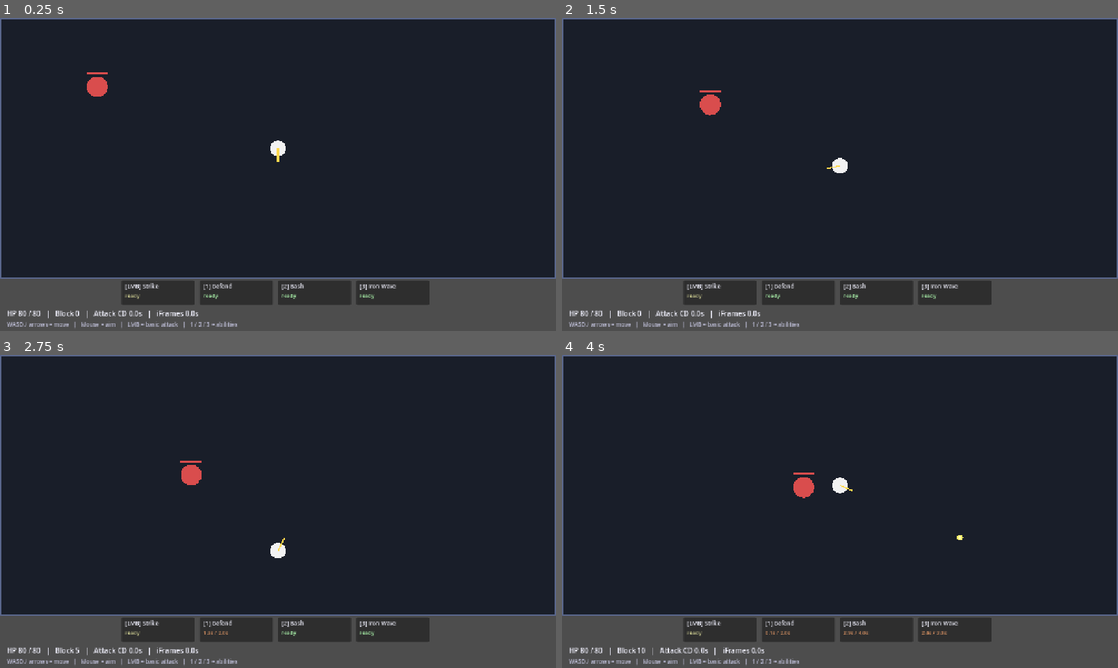
Above: before the commit, frames 1-4 (two rows, left to right).
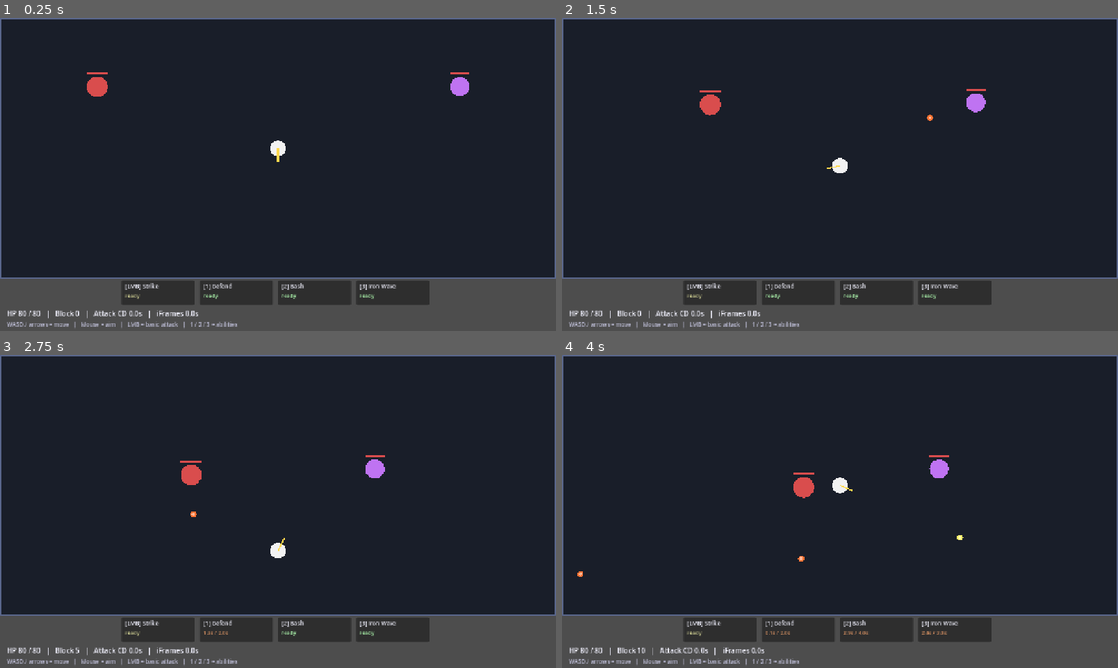
Above: after the commit, the same moments.

Repository: batsling/Roguelike-like
Game: Godot game, scene res://scenes/action/ActionCombat.tscn
Same seed, same stepped clock (60 frames per second), same inputs: the game is played once before the commit and once after it. This scene is started directly instead of the project's main scene.
Inputs (mouse positions are in pixels of both pictures, inside the frame that each line leads up to):
- Up to frame 1 (0.25 s): no input
- Up to frame 2 (1.5 s): tap Enter at 0.5 s; move the mouse to (962, 158) at 0.52 s; hold N (move_downright) 0.53-1.28 s; hold , (pickup) 0.53-1.28 s; click (962, 158) at 0.67 s; move the mouse to (728, 190) at 1.27 s; hold Down (move_down) from 1.28 s (still down); tap . (wait) at 1.35 s
- Up to frame 3 (2.75 s): move the mouse to (333, 442) at 2.02 s; release Down (move_down) at 2.03 s; hold N (move_downright) from 2.03 s (still down); hold 1 from 2.03 s (still down)
- Up to frame 4 (4 s): move the mouse to (812, 574) at 2.77 s; release N (move_downright) at 2.78 s; release 1 at 2.78 s; hold Up (move_up) 2.78-3.53 s; tap 2 at 2.85 s; click (812, 574) at 2.92 s; move the mouse to (1006, 558) at 3.52 s; hold B (move_downleft) from 3.53 s (still down); hold 3 from 3.53 s (still down)

The runs differ from the first frame. In frame 1, 0.2% of the frame differs, in the area x 81-85%, y 17-25%; in frame 2, 0.2%; in frame 3, 0.2%; in frame 4, 0.2%, in the area x 2-70%, y 32-71%.

Commit message:
Action: shooter enemy + enemy projectiles
Adds the SHOOTER behavior path so action floors have ranged enemies,
not just contact-damage walkers.

ActionEnemyData additions:
- preferred_distance: how far a shooter tries to stay from the player
  (0 falls back to 0.7 * attack_range)
- projectile_speed: px/s for fired projectiles (0 -> default 340)

Shooter .tres (data/action_enemies/shooter.tres):
- 10-14 HP, contact_damage 6, 1.8 s cooldown
- attack_range 360 (max firing distance), preferred_distance 260
- 90 px/s move speed (slightly slower than walker)
- Purple-tinted color so it reads distinct from the red walker

ActionCombat:
- _process_enemies now branches on inst.data.behavior:
    WALKER     -> _process_walker (existing chase + melee)
    SHOOTER    -> _process_shooter: maintain preferred_distance with
                  a 30 px deadband, fire projectile when in range
    STATIONARY -> _process_stationary: never moves, just fires when in
                  range (handler is in place for future enemy types)
- Everyone gets clamped to arena bounds each frame (walker too —
  previously could path past the wall while overshooting)
- _enemy_fire_projectile spawns an enemy-owned projectile aimed at
  the player at fire time (no homing); travels at data.projectile_
  speed, carries data.contact_damage + source_name for the hit log.
- _process_projectiles now handles owner="enemy": checks distance to
  player; on overlap calls _on_enemy_projectile_hit ->
  _apply_damage_to_player (shared helper extracted from the old
  _enemy_hit_player so contact + projectile both respect i-frames +
  block).
- Standalone bootstrap now spawns walker + shooter together so both
  behaviors are visible from a single editor Run Scene.

Visual: enemy projectiles render as orange-red circles with a
brighter core (matching the player projectile style but in the enemy
palette) so the player can tell whose bullet is whose at a glance.

https://claude.ai/code/session_01BhBmjNXXcGCygponw3XEvB

Diff:
--- /dev/null
+++ b/godot/data/action_enemies/shooter.tres
@@ -0,0 +1,23 @@
+[gd_resource type="Resource" script_class="ActionEnemyData" load_steps=2 format=3 uid="uid://action_enemy_shooter"]
+
+[ext_resource type="Script" path="res://scripts/resources/ActionEnemyData.gd" id="1"]
+
+[resource]
+script = ExtResource("1")
+id = &"shooter"
+display_name = "Shooter"
+difficulty = 0
+weight = 10
+hp_min = 10
+hp_max = 14
+contact_damage = 6
+attack_cooldown = 1.8
+attack_range = 360.0
+preferred_distance = 260.0
+projectile_speed = 340.0
+move_speed = 90.0
+size = 22.0
+behavior = 1
+color = Color(0.75, 0.45, 0.95, 1)
+source_game = ""
+tags = PackedStringArray()
--- a/godot/scripts/action/ActionCombat.gd
+++ b/godot/scripts/action/ActionCombat.gd
@@ -58,6 +58,12 @@
 const PLAYER_PROJECTILE_RADIUS := 7.0
 const PLAYER_PROJECTILE_LIFETIME := 2.0
 const PLAYER_PROJECTILE_COLOR := Color(1.0, 0.95, 0.4)
+
+# Enemy projectile defaults (used when ActionEnemyData fields are 0).
+const ENEMY_PROJECTILE_DEFAULT_SPEED := 340.0
+const ENEMY_PROJECTILE_RADIUS := 7.0
+const ENEMY_PROJECTILE_LIFETIME := 3.0
+const ENEMY_PROJECTILE_COLOR := Color(1.0, 0.45, 0.2)
 
 # Live projectiles (player- and enemy-owned). Each entry is a
 # Dictionary: {pos, velocity, owner, radius, color, lifetime, ...}
@@ -86,7 +92,9 @@
 		if iw != null:
 			GameState.deck.append(CardInstance.from_data(iw))
 	if enemies_to_spawn.is_empty():
-		enemies_to_spawn = [&"walker"]
+		# Default test fight has one of each behavior so movement +
+		# projectiles can be observed without setup.
+		enemies_to_spawn = [&"walker", &"shooter"]
 
 	_init_player()
 	_spawn_enemies()
@@ -286,17 +294,74 @@
 	for inst in enemies:
 		if not inst.actor.is_alive():
 			continue
-		var data: ActionEnemyData = inst.data
-		var to_player: Vector2 = player_pos - inst.pos
-		var dist: float = to_player.length()
-		# Walk toward player unless already inside attack range.
-		if dist > data.attack_range * 0.85:
-			inst.pos += to_player.normalized() * data.move_speed * delta
-		# Attack on cooldown when in range.
-		inst.cooldown = maxf(0.0, inst.cooldown - delta)
-		if dist <= data.attack_range and inst.cooldown <= 0.0:
-			_enemy_hit_player(inst)
-			inst.cooldown = data.attack_cooldown
+		match int(inst.data.behavior):
+			ActionEnemyData.BehaviorKind.SHOOTER:
+				_process_shooter(inst, delta)
+			ActionEnemyData.BehaviorKind.STATIONARY:
+				_process_stationary(inst, delta)
+			_:
+				_process_walker(inst, delta)
+		# Keep everyone inside the arena bounds.
+		inst.pos.x = clampf(inst.pos.x, inst.data.size, ARENA_W - inst.data.size)
+		inst.pos.y = clampf(inst.pos.y, inst.data.size, ARENA_H - inst.data.size)
+
+func _process_walker(inst: Dictionary, delta: float) -> void:
+	var data: ActionEnemyData = inst.data
+	var to_player: Vector2 = player_pos - inst.pos
+	var dist: float = to_player.length()
+	if dist > data.attack_range * 0.85:
+		inst.pos += to_player.normalized() * data.move_speed * delta
+	inst.cooldown = maxf(0.0, inst.cooldown - delta)
+	if dist <= data.attack_range and inst.cooldown <= 0.0:
+		_enemy_hit_player(inst)
+		inst.cooldown = data.attack_cooldown
+
+func _process_shooter(inst: Dictionary, delta: float) -> void:
+	var data: ActionEnemyData = inst.data
+	var to_player: Vector2 = player_pos - inst.pos
+	var dist: float = to_player.length()
+	var preferred: float = data.preferred_distance
+	if preferred <= 0.0:
+		preferred = data.attack_range * 0.7
+	var margin := 30.0
+	if dist < preferred - margin:
+		# Too close — retreat away from player.
+		inst.pos -= to_player.normalized() * data.move_speed * delta
+	elif dist > preferred + margin:
+		# Too far — close in until in firing range.
+		inst.pos += to_player.normalized() * data.move_speed * delta
+	# Fire when player is in range and cooldown ready.
+	inst.cooldown = maxf(0.0, inst.cooldown - delta)
+	if dist <= data.attack_range and inst.cooldown <= 0.0:
+		_enemy_fire_projectile(inst)
+		inst.cooldown = data.attack_cooldown
+
+func _process_stationary(inst: Dictionary, delta: float) -> void:
+	# Hold position; fire on cooldown if player is in range.
+	var data: ActionEnemyData = inst.data
+	var dist: float = player_pos.distance_to(inst.pos)
+	inst.cooldown = maxf(0.0, inst.cooldown - delta)
+	if dist <= data.attack_range and inst.cooldown <= 0.0:
+		_enemy_fire_projectile(inst)
+		inst.cooldown = data.attack_cooldown
+
+func _enemy_fire_projectile(inst: Dictionary) -> void:
+	var data: ActionEnemyData = inst.data
+	var dir: Vector2 = (player_pos - inst.pos).normalized()
+	if dir.length() == 0.0:
+		dir = Vector2.RIGHT
+	var speed: float = data.projectile_speed if data.projectile_speed > 0.0 else ENEMY_PROJECTILE_DEFAULT_SPEED
+	var proj: Dictionary = {
+		"pos": inst.pos + dir * (data.size + 4.0),
+		"velocity": dir * speed,
+		"owner": "enemy",
+		"radius": ENEMY_PROJECTILE_RADIUS,
+		"color": ENEMY_PROJECTILE_COLOR,
+		"lifetime": ENEMY_PROJECTILE_LIFETIME,
+		"damage": data.contact_damage,
+		"source_name": data.display_name,
+	}
+	projectiles.append(proj)
 
 # ---------------------------------------------------------------------------
 # Ability slot activation
@@ -493,24 +558,35 @@
 		p.lifetime -= delta
 
 		var consumed := false
-		if String(p.owner) == "player":
-			for inst in enemies:
-				if not inst.actor.is_alive():
-					continue
-				if p.pos.distance_to(inst.pos) <= p.radius + inst.data.size:
-					_on_player_projectile_hit(p, inst)
+		match String(p.owner):
+			"player":
+				for inst in enemies:
+					if not inst.actor.is_alive():
+						continue
+					if p.pos.distance_to(inst.pos) <= p.radius + inst.data.size:
+						_on_player_projectile_hit(p, inst)
+						consumed = true
+						break
+			"enemy":
+				if p.pos.distance_to(player_pos) <= p.radius + PLAYER_RADIUS:
+					_on_enemy_projectile_hit(p)
 					consumed = true
-					break
 		# Out of bounds or expired
-		if p.pos.x < -32 or p.pos.x > ARENA_W + 32 or p.pos.y < -32 or p.pos.y > ARENA_H + 32:
-			consumed = true
-		if p.lifetime <= 0.0:
-			consumed = true
+		if not consumed:
+			if p.pos.x < -32 or p.pos.x > ARENA_W + 32 or p.pos.y < -32 or p.pos.y > ARENA_H + 32:
+				consumed = true
+			if p.lifetime <= 0.0:
+				consumed = true
 
 		if consumed:
 			projectiles.remove_at(i)
 		else:
 			i += 1
+
+func _on_enemy_projectile_hit(p: Dictionary) -> void:
+	var dmg: int = int(p.get("damage", 0))
+	var src: String = String(p.get("source_name", "Projectile"))
+	_apply_damage_to_player(dmg, src)
 
 func _on_player_projectile_hit(p: Dictionary, inst: Dictionary) -> void:
 	var card: CardData = p.get("card")
@@ -609,19 +685,19 @@
 # ---------------------------------------------------------------------------
 
 func _enemy_hit_player(inst: Dictionary) -> void:
+	_apply_damage_to_player(inst.data.contact_damage, inst.data.display_name)
+
+func _apply_damage_to_player(amount: int, source_name: String) -> void:
 	if player_iframes > 0.0:
 		return
-	var data: ActionEnemyData = inst.data
-	var dmg: int = data.contact_damage
-	# Block absorbs first; per-card block-cap math lands with the
-	# equipment screen in commit 7.
+	var dmg: int = amount
 	var absorbed: int = mini(player_actor.block, dmg)
 	player_actor.block -= absorbed
 	dmg -= absorbed
 	if dmg > 0:
 		GameState.change_hp(-dmg)
 		player_actor.hp = GameState.hp
-		GameLog.add("%s hits you for %d." % [data.display_name, dmg], Color(1.0, 0.6, 0.6))
+		GameLog.add("%s hits you for %d." % [source_name, dmg], Color(1.0, 0.6, 0.6))
 	player_iframes = PLAYER_IFRAME_DURATION
 
 # ---------------------------------------------------------------------------
--- a/godot/scripts/resources/ActionEnemyData.gd
+++ b/godot/scripts/resources/ActionEnemyData.gd
@@ -18,12 +18,18 @@
 @export var hp_min: int = 10
 @export var hp_max: int = 14
 
-# Melee contact damage applied when the enemy is in attack range and
-# the cooldown is ready. Ranged shooters land later — they'll use a
-# projectile_damage field on top of (or instead of) this.
+# Damage applied per touch (WALKER) or per projectile (SHOOTER).
 @export var contact_damage: int = 5
 @export var attack_cooldown: float = 1.0  # seconds between hits
-@export var attack_range: float = 50.0    # radius around enemy considered "in melee"
+@export var attack_range: float = 50.0    # melee radius / max firing distance
+
+# SHOOTER-only: distance the enemy tries to maintain from the player.
+# 0 falls back to 0.7 * attack_range at runtime. Ignored by walkers.
+@export var preferred_distance: float = 0.0
+
+# SHOOTER-only: projectile speed (px/s). 0 falls back to a sensible
+# default in ActionCombat.
+@export var projectile_speed: float = 0.0
 
 # Free-movement params
 @export var move_speed: float = 100.0     # pixels / second
